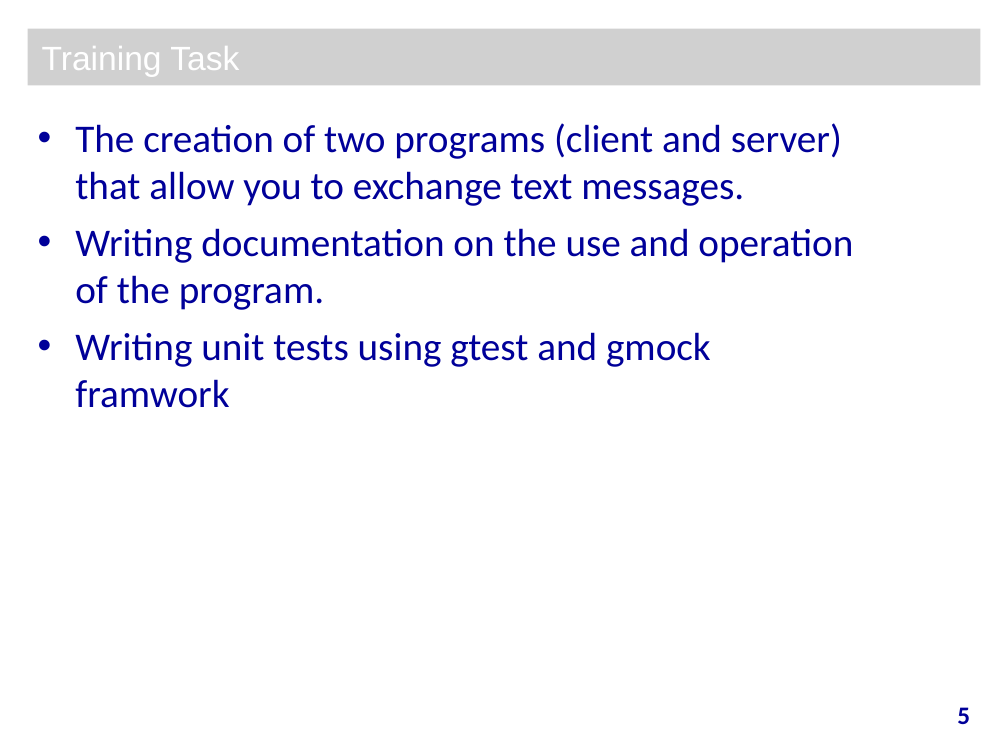
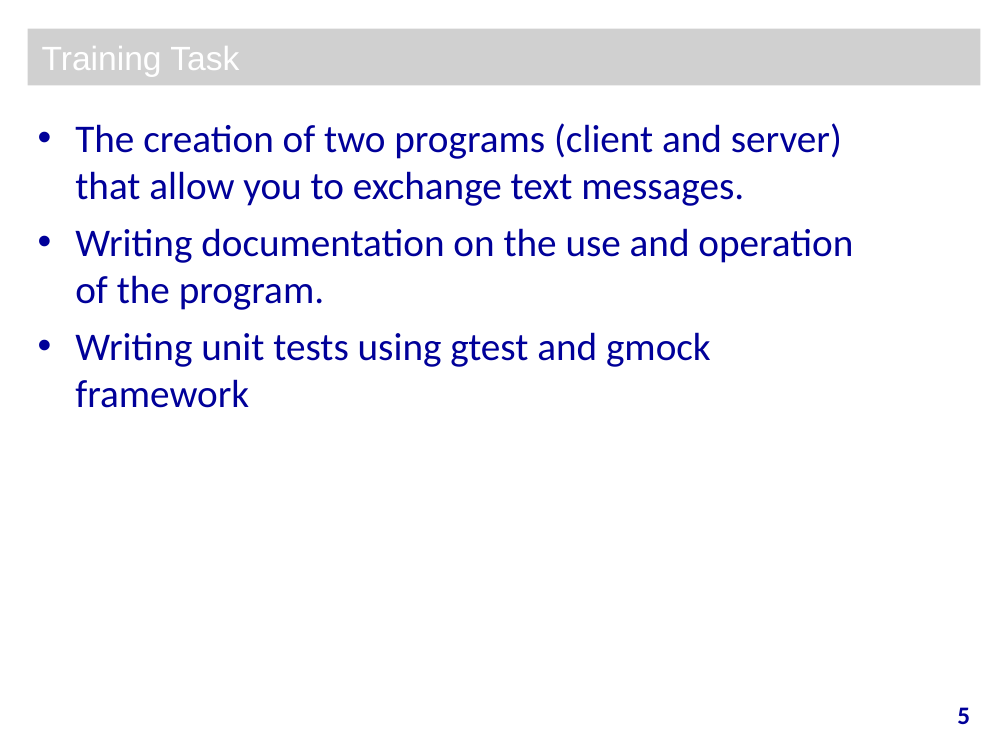
Before and after one commit to grishina-olga/client-server, a slide deck: slide 5 of presentation.ppt. Drawn at 1008x756 pixels with LibreOffice and Linux fonts; fonts in the diff are those of the drawing; grey boxes stand for pictures; background and template pictures are left out. Boxes give left, top, right and bottom in pixels: in the first picture for what was removed or moved away, otherwise in the second. Text is boxed around its words. In the diff, an @@ line names an element or a change of style, - is before the commit and + after.

```diff
--- a/presentation.ppt
+++ b/presentation.ppt
@@ text at (75, 332, 711, 408): text changed @@
-• Writing unit tests using gtest and gmock framwork
+• Writing unit tests using gtest and gmock framework
```
Also in this commit, not shown: 3 other slides changed, 4 other files.
